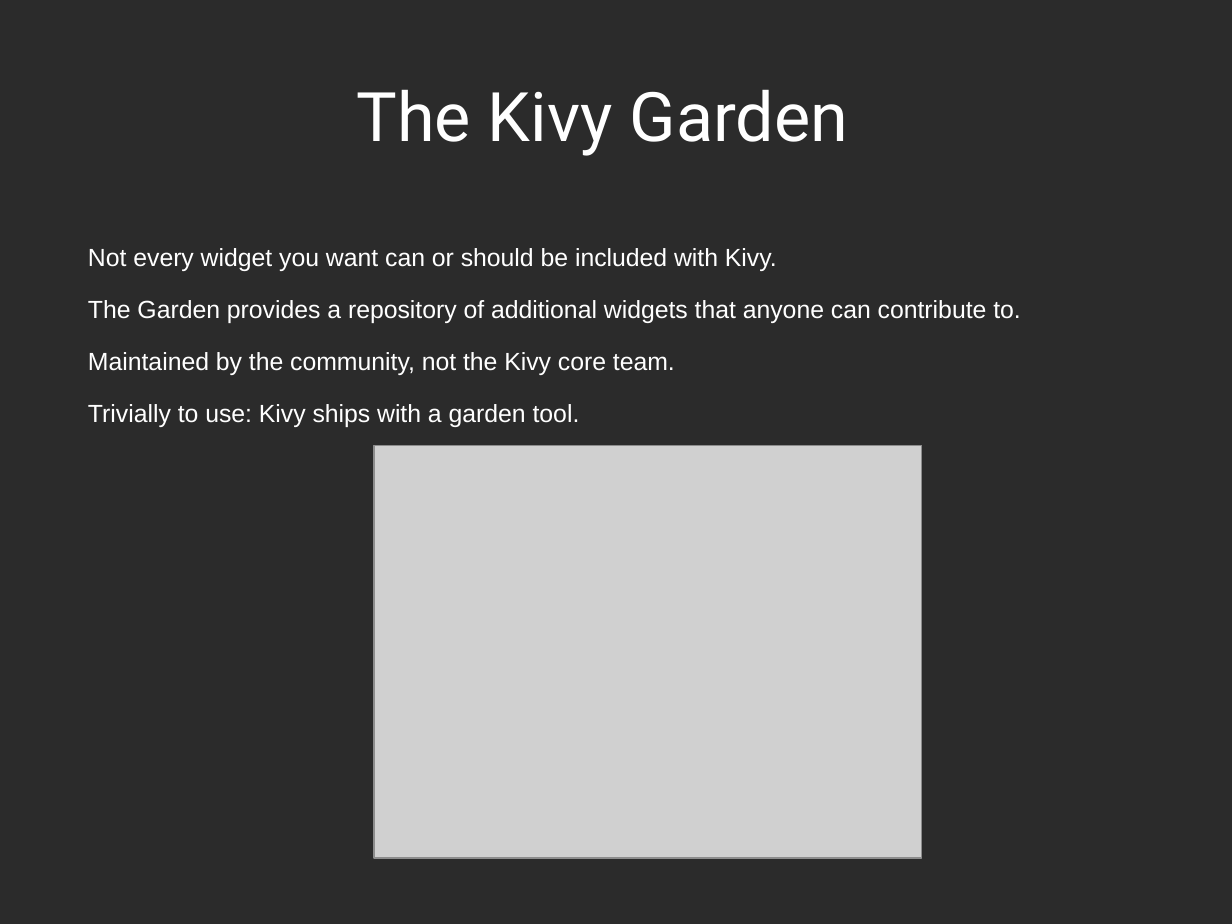
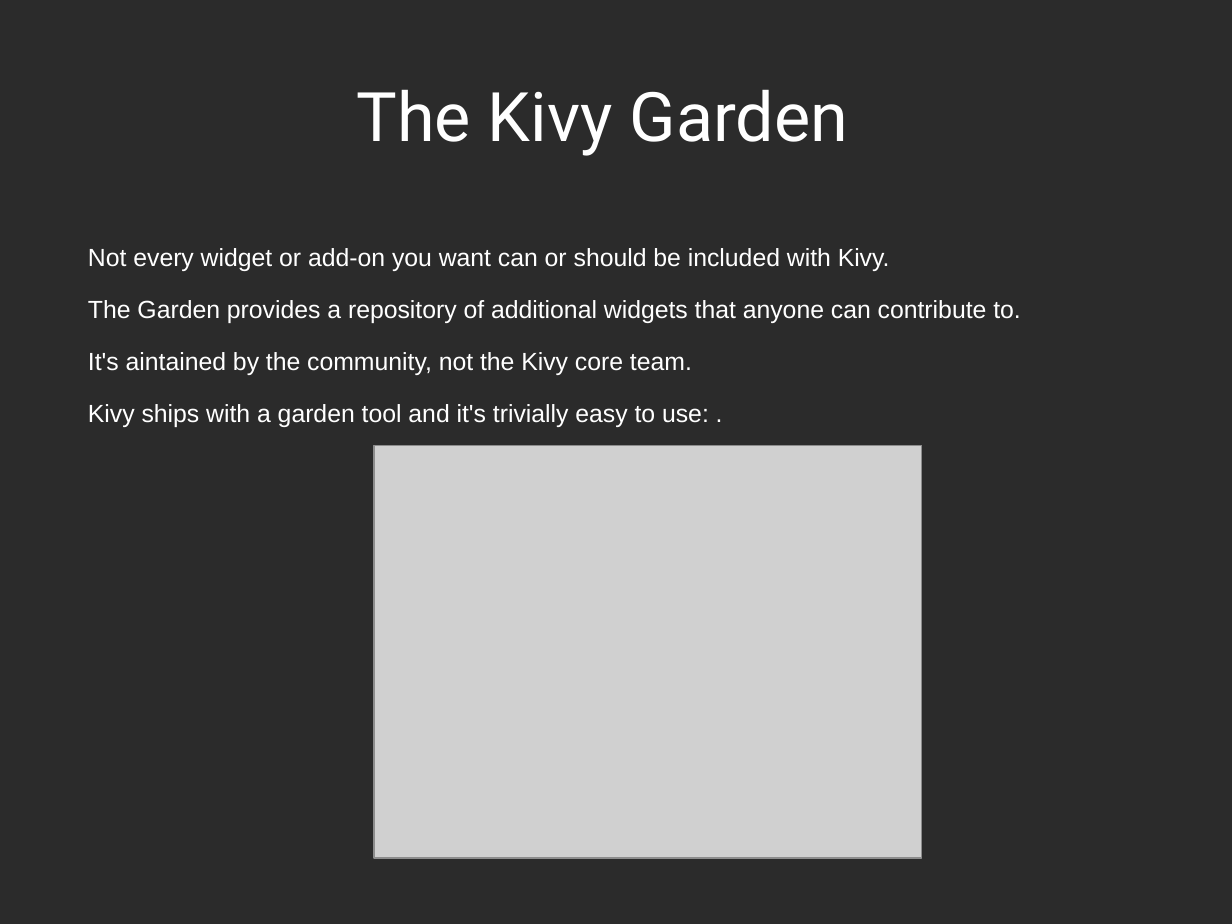
Before and after one commit to Zen-CODE/kivybits, a slide deck: slide 36 of PyCon/ZA 2013/PyCon.odp (slide 34 before the commit). Drawn at 1232x924 pixels with LibreOffice and Linux fonts; fonts in the diff are those of the drawing; grey boxes stand for pictures; background and template pictures are left out; a plain dark background stands for a picture behind light text. Boxes give left, top, right and bottom in pixels: in the first picture for what was removed or moved away, otherwise in the second. Text is boxed around its words. In the diff, an @@ line names an element or a change of style, - is before the commit and + after.

```diff
--- a/PyCon/ZA 2013/PyCon.odp
+++ b/PyCon/ZA 2013/PyCon.odp
@@ text at (88,248,890,271): text changed @@
-Not every widget you want can or should be included with Kivy.
+Not every widget or add-on you want can or should be included with Kivy.
@@ text at (88,352,709,427): text changed @@
-Maintained by the community, not the Kivy core team.
-Trivially to use: Kivy ships with a garden tool.
+It's aintained by the community, not the Kivy core team.
+Kivy ships with a garden tool and it's trivially easy to use: .
```
Also in this commit, not shown: 24 other slides changed, 4 slides added, 3 slides removed, 1 other file.
